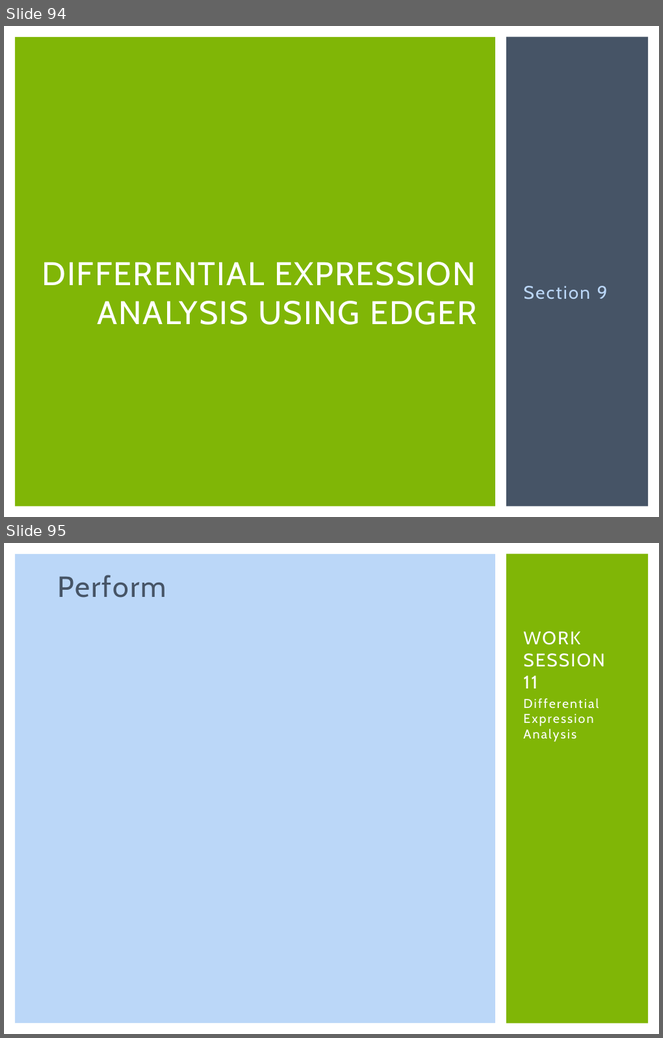
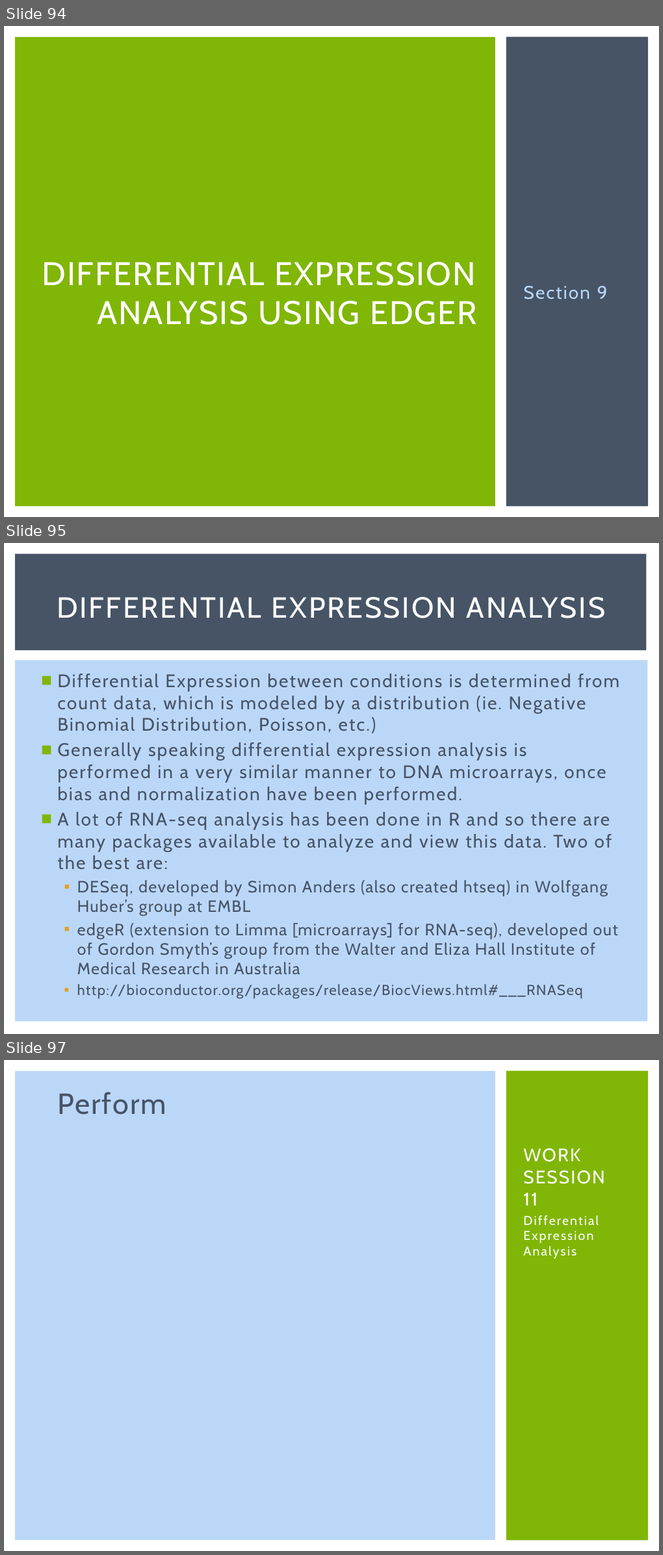
Before and after one commit to msettles/Workshop_RNAseq, a slide deck: powerpoints/RNA-seq-Piracicaba2015.pptx. Shown one above the other, each under a label of ours: slides 94 and 95 before the commit, slides 94, 95 and 97 after it; the slides between them are not shown. The pictures are 663x1038 and 663x1555 pixels, drawn with LibreOffice and Linux fonts; fonts in the diff are those of the drawing. Boxes give left, top, right and bottom in pixels: in the first picture for what was removed or moved away, otherwise in the second. Text is boxed around its words. In the diff, an @@ line names an element or a change of style, - is before the commit and + after.

```diff
--- a/powerpoints/RNA-seq-Piracicaba2015.pptx
+++ b/powerpoints/RNA-seq-Piracicaba2015.pptx
@@ slide 95 added at [4, 543, 659, 1034], background #FFFFFF @@
@@ rectangle added at [15, 554, 647, 650], fill #465466 @@
@@ title added at [57, 597, 606, 618], 32 pt, text #FFFFFF @@
+DIFFERENTIAL EXPRESSION ANALYSIS
@@ rectangle added at [15, 660, 648, 1022], fill #BBD7F8 @@
@@ text added at [57, 674, 620, 999], 20 pt, text #465466 @@
+■ Differential Expression between conditions is determined from count data, which is modeled by a distribution (ie. Negative Binomial Distribution, Poisson, etc.)
+■ Generally speaking differential expression analysis is performed in a very similar manner to DNA microarrays, once bias and normalization have been performed.
+■ A lot of RNA-seq analysis has been done in R and so there are many packages available to analyze and view this data. Two of the best are:
+  ▪ DESeq, developed by Simon Anders (also created htseq) in Wolfgang Huber’s group at EMBL
+  ▪ edgeR (extension to Limma [microarrays] for RNA-seq), developed out of Gordon Smyth’s group from the Walter and Eliza Hall Institute of Medical Research in Australia
+  ▪ http://bioconductor.org/packages/release/BiocViews.html#___RNASeq
@@ what was slide 95 is now slide 97 @@
```
Also in this commit, not shown: 5 slides changed, 1 other slide added, 1 other file.
